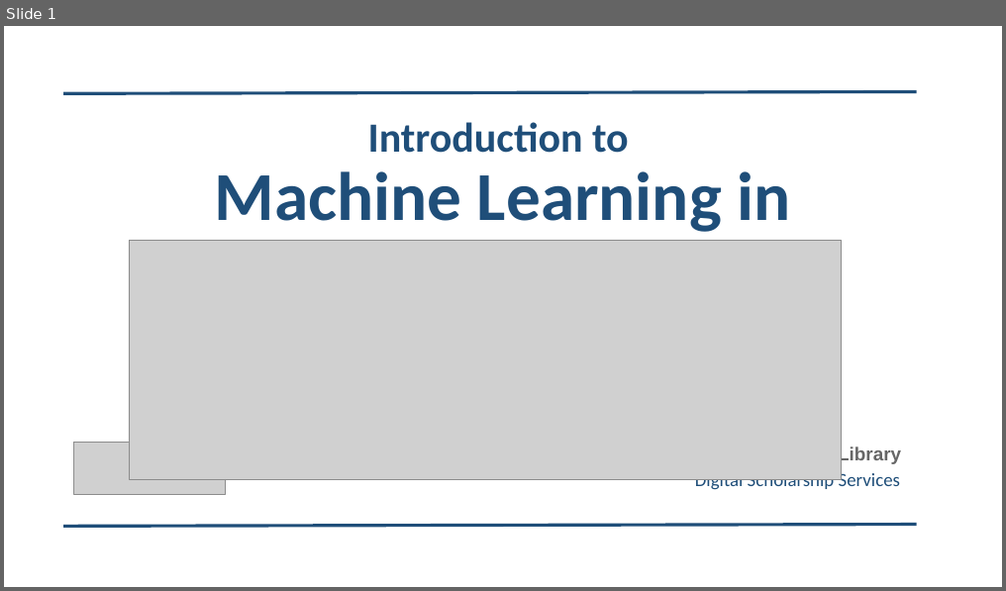
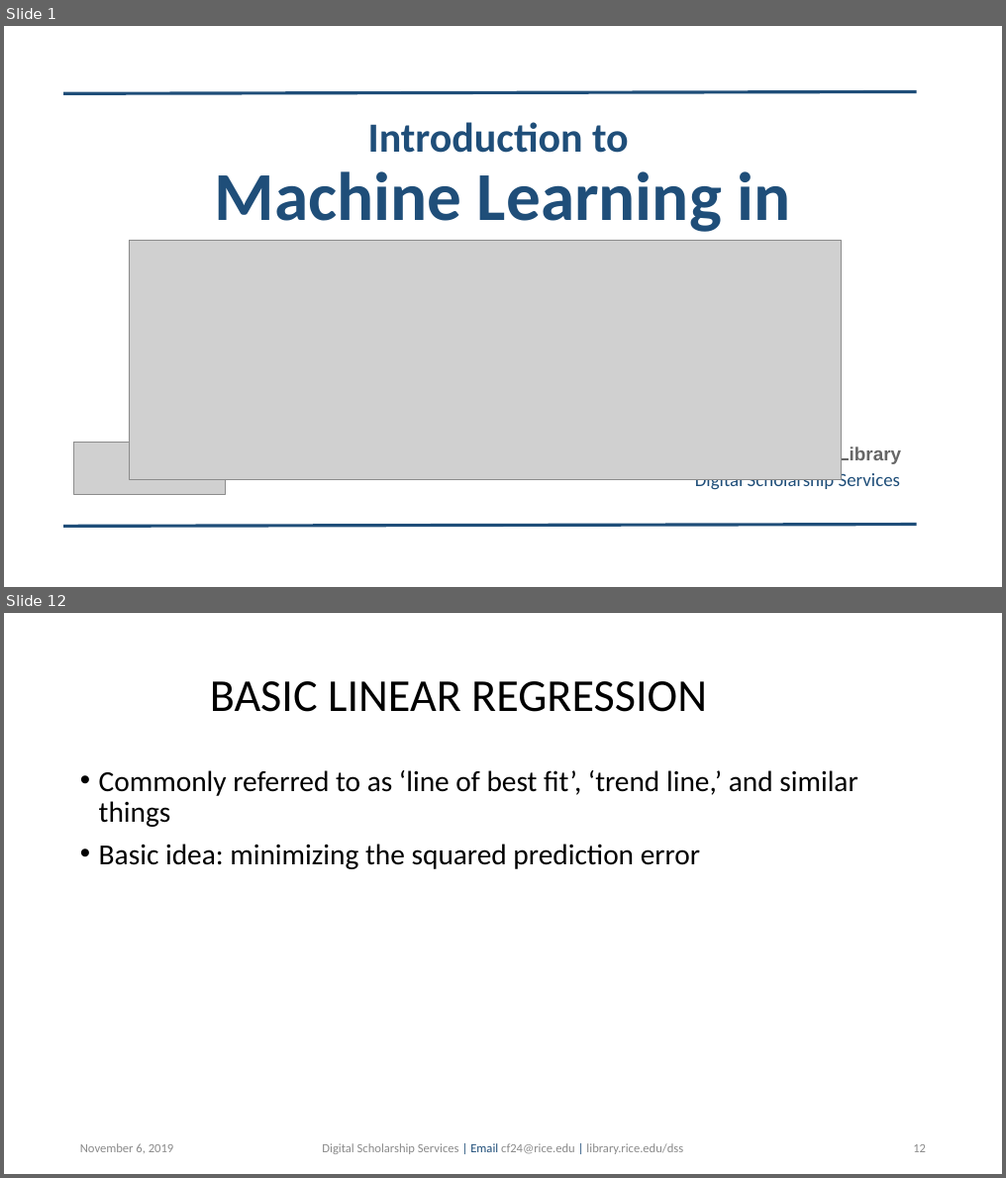
Before and after one commit to bakitybacon/rice-data-and-donuts, a slide deck: tf/Introduction to TensorFlow.pptx. Shown one above the other, each under a label of ours: slide 1 before the commit, slides 1 and 12 after it; the slides between them are not shown. The pictures are 1006x591 and 1006x1178 pixels, drawn with LibreOffice and Linux fonts; fonts in the diff are those of the drawing; grey boxes stand for pictures; background and template pictures are left out. Boxes give left, top, right and bottom in pixels: in the first picture for what was removed or moved away, otherwise in the second. Text is boxed around its words. In the diff, an @@ line names an element or a change of style, - is before the commit and + after.

```diff
--- a/tf/Introduction to TensorFlow.pptx
+++ b/tf/Introduction to TensorFlow.pptx
@@ slide 12 added at (4,613,1002,1174), background #FFFFFF @@
@@ title added at (210,681,707,712), 44 pt, text #000000 @@
+BASIC LINEAR REGRESSION
@@ text added at (99,770,857,869), 28 pt, text #000000 @@
+• Commonly referred to as ‘line of best fit’, ‘trend line,’ and similar things
+• Basic idea: minimizing the squared prediction error
@@ text added at (80,1144,174,1154), 12 pt, text #8C8C8C @@
+November 6, 2019
@@ text added at (322,1144,683,1155), 12 pt, text #8C8C8C @@
+Digital Scholarship Services | Email cf24@rice.edu | library.rice.edu/dss
@@ page number added at (913,1145,926,1153), 12 pt, text #8C8C8C @@
+12
```
Also in this commit, not shown: 10 slides changed, 21 other slides added, 2 slides removed, 1 other file.
